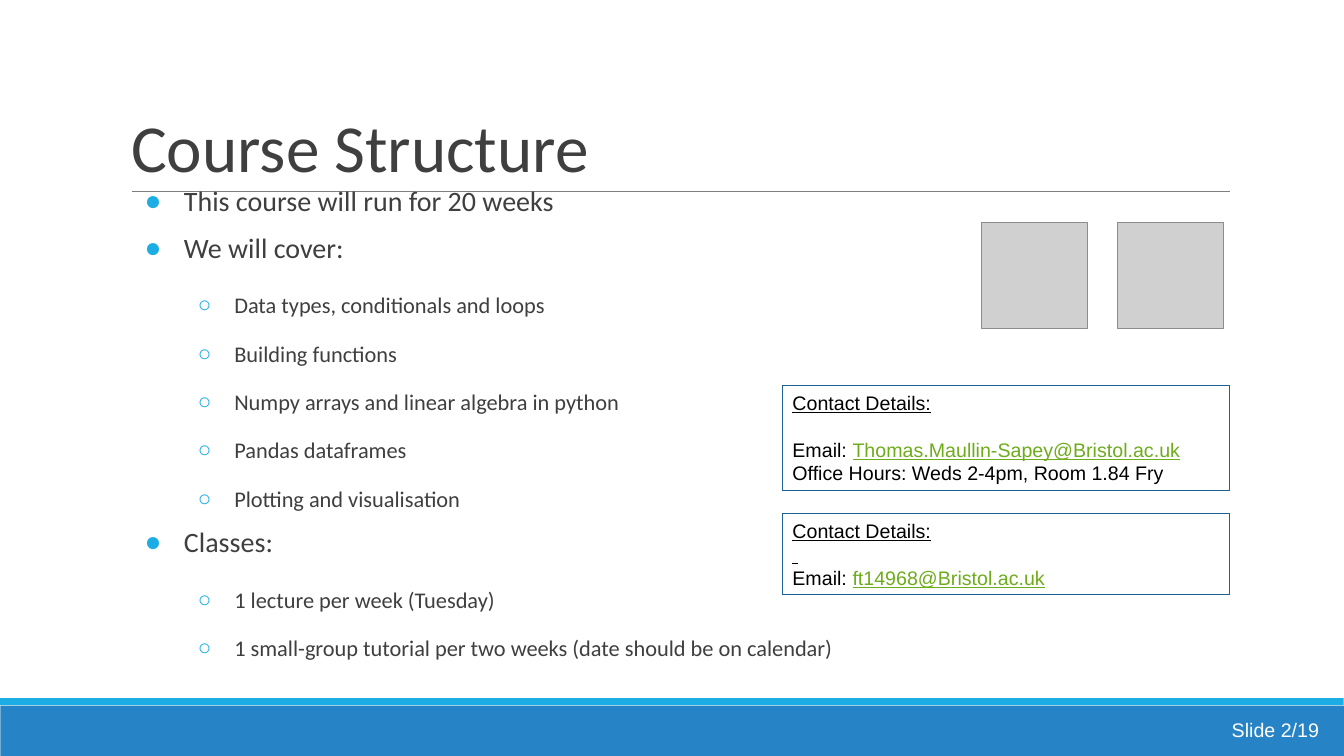
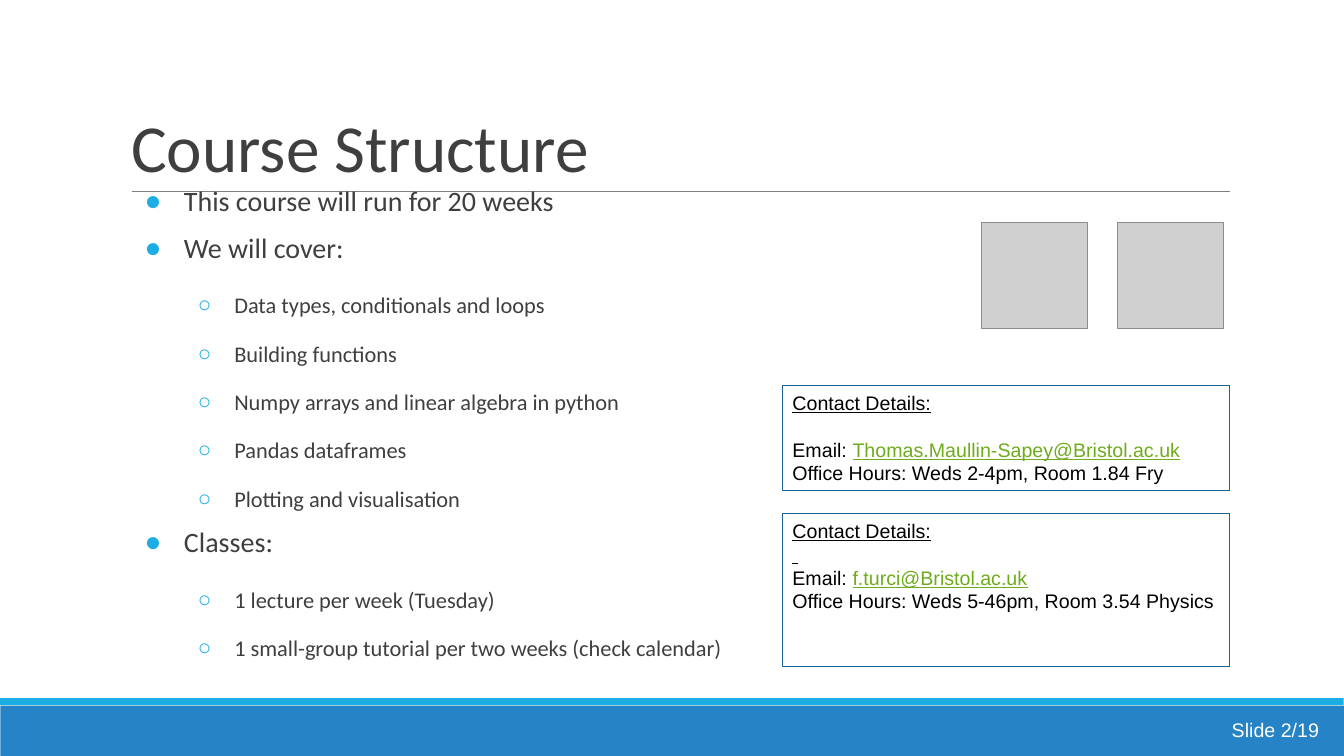
Before and after one commit to FTurci/intro-coding-data-analysis-mirror, a slide deck: slide 22 of 01/Lecture1_Introduction_And_Data_Types.pptx (slide 21 before the commit). Drawn at 1344x756 pixels with LibreOffice and Linux fonts; fonts in the diff are those of the drawing; grey boxes stand for pictures. Boxes give left, top, right and bottom in pixels: in the first picture for what was removed or moved away, otherwise in the second. Text is boxed around its words. In the diff, an @@ line names an element or a change of style, - is before the commit and + after.

```diff
--- a/01/Lecture1_Introduction_And_Data_Types.pptx
+++ b/01/Lecture1_Introduction_And_Data_Types.pptx
@@ rectangle "Contact Details:": place and size @@
-rectangle "Contact Details:" at <box>782,514,1230,596</box>
+rectangle "Contact Details:" at <box>782,514,1230,666</box>
@@ text in rectangle at <box>792,570,1214,612</box>: text changed; text colour #6EAC1C to #000000 @@
-Email: ft14968@Bristol.ac.uk
+Email: f.turci@Bristol.ac.uk
+Office Hours: Weds 5-46pm, Room 3.54 Physics
@@ text at <box>234,640,721,660</box>: text changed @@
-  ○ 1 small-group tutorial per two weeks (date should be on calendar)
+  ○ 1 small-group tutorial per two weeks (check calendar)
```
Also in this commit, not shown: 3 other slides changed, 1 slide added.
